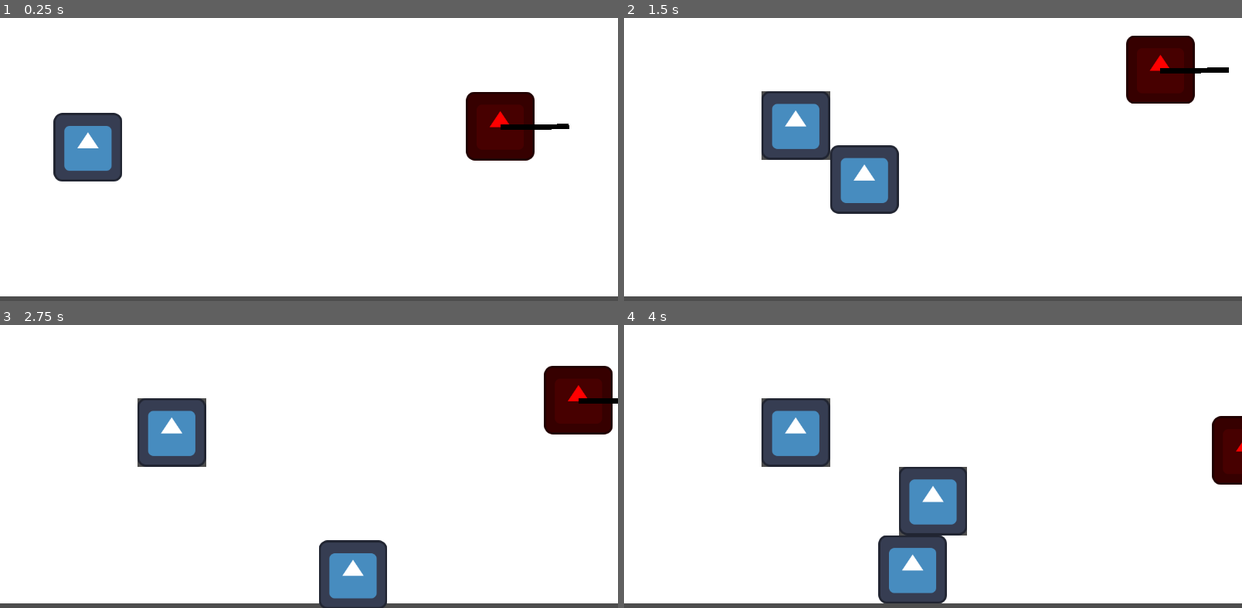
Above: before the commit, frames 1-4 (two rows, left to right).
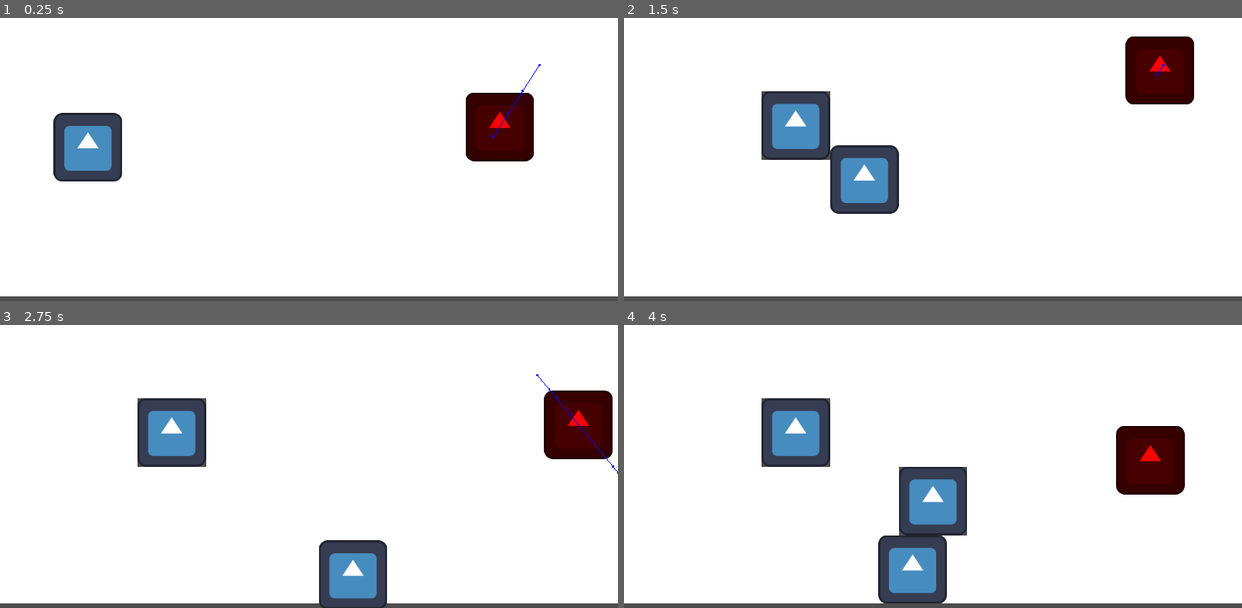
Above: after the commit, the same moments.

Repository: jcurtis06/Dusklands
Game: Godot game, scene res://worlds/test_world.tscn
Two runs of this game, one before a commit and one after it. Both use one fixed random seed, a clock stepped at 60 frames per second and the inputs below. The engine's default icon, where the game draws it, is replaced by a stand-in: a white triangle on a blue panel in a dark square.
Inputs (mouse positions are in pixels of both pictures, inside the frame that each line leads up to):
- Up to frame 1 (0.25 s): no input
- Up to frame 2 (1.5 s): move the mouse to (1068, 111) at 0.52 s; hold D (right) 0.53-1.28 s; click (1068, 111) at 0.6 s; move the mouse to (809, 145) at 1.27 s; hold S (down) from 1.28 s (still down); right-click (809, 145) at 1.35 s
- Up to frame 3 (2.75 s): move the mouse to (370, 358) at 2.02 s; release S (down) at 2.03 s; hold D (right) from 2.03 s (still down); click (370, 358) at 2.1 s
- Up to frame 4 (4 s): move the mouse to (902, 503) at 2.77 s; release D (right) at 2.78 s; hold W (up) 2.78-3.53 s; right-click (902, 503) at 2.85 s; move the mouse to (1118, 486) at 3.52 s; hold A (left) from 3.53 s (still down); click (1118, 486) at 3.6 s

The runs differ from the first frame. In frame 1, 0.4% of the frame differs, in the area x 75-93%, y 16-51%; in frame 2, 0.4%; in frame 3, 2.4%; in frame 4, 3.8%, in the area x 79-100%, y 32-60%.

Commit message:
added pathfinding

Diff:
--- a/entities/ai_states/follow.gd
+++ b/entities/ai_states/follow.gd
@@ -5,6 +5,8 @@
 signal lost_sight(state: EntityFollow)
 
 @export var cb2d: CharacterBody2D
+@export var pathfinding: PathfindingComponent
+
 @export var target_group: String
 @export var speed: float
 @export var min_dist: float = 200.0
@@ -25,7 +27,10 @@
 		return
 
 	if direction.length() > min_dist:
-		cb2d.velocity = direction.normalized() * speed
+		if pathfinding:
+			pathfinding.set_destination(target_node.global_position)
+		else:
+			cb2d.velocity = direction.normalized() * speed
 	else:
 		reached_dest.emit(self)
 		cb2d.velocity = Vector2.ZERO
--- a/entities/ai_states/wander.gd
+++ b/entities/ai_states/wander.gd
@@ -2,32 +2,45 @@
 class_name EntityWander
 
 @export var cb2d: CharacterBody2D
+@export var pathfinding: PathfindingComponent
 @export var speed: float
+
+@export var min_radius: float = 100.0
+@export var max_radius: float = 250.0
 
 @export var follow_state: EntityFollow
 
+var current_dest: Vector2
 var move_direction: Vector2
-var wander_time: float
+var wander_radius: float
 
 func randomize_wander():
 	move_direction = Vector2(randf_range(-1, 1), randf_range(-1, 1)).normalized()
-	wander_time = randf_range(1, 3)
+	wander_radius = randf_range(min_radius, max_radius)
+	current_dest = (wander_radius * move_direction) + cb2d.global_position
+
+	if pathfinding:
+			pathfinding.set_destination(current_dest)
 
 func enter():
+	if pathfinding:
+		pathfinding.speed = speed
+
 	randomize_wander()
 
 func update(delta: float) -> void:
 	if follow_state:
 		check_follow()
 
-	if wander_time > 0:
-		wander_time -= delta
-	else:
+	if cb2d.global_position.distance_to(current_dest) < 10:
 		randomize_wander()
 
 func physics_update(delta: float) -> void:
 	if cb2d:
-		cb2d.velocity = move_direction * speed
+		return
+
+	# SIMPLE PATHFINDING
+	cb2d.velocity = move_direction * speed
 
 func check_follow():
 	if follow_state.target_node == null:
--- /dev/null
+++ b/entities/components/pathfinding/pathfinding_component.gd
@@ -0,0 +1,25 @@
+extends NavigationAgent2D
+class_name PathfindingComponent
+
+@export var cb2d: CharacterBody2D
+@export var speed: float
+
+func _ready() -> void:
+	set_physics_process(false)
+	call_deferred("_setup")
+
+func _setup() -> void:
+	await get_tree().physics_frame
+	set_physics_process(true)
+
+func set_destination(dest: Vector2) -> void:
+	target_position = dest
+
+func _physics_process(delta: float) -> void:
+	if is_navigation_finished() || !cb2d:
+		return
+
+	var current_pos: Vector2 = cb2d.global_position
+	var next_point_pos: Vector2 = get_next_path_position()
+
+	cb2d.velocity = current_pos.direction_to(next_point_pos) * speed
--- /dev/null
+++ b/entities/components/pathfinding/pathfinding_component.tscn
@@ -0,0 +1,13 @@
+[gd_scene load_steps=2 format=3 uid="uid://d35ffkbuwmwpe"]
+
+[ext_resource type="Script" path="res://entities/components/pathfinding/pathfinding_component.gd" id="1_bad2g"]
+
+[node name="PathfindingComponent" type="NavigationAgent2D" node_paths=PackedStringArray("cb2d")]
+path_max_distance = 500.0
+radius = 128.0
+debug_enabled = true
+debug_use_custom = true
+debug_path_custom_color = Color(0, 0, 1, 1)
+script = ExtResource("1_bad2g")
+cb2d = NodePath("")
+speed = 100.0
--- a/entities/monster/monster.tscn
+++ b/entities/monster/monster.tscn
@@ -6,25 +6,28 @@
 [ext_resource type="PackedScene" uid="uid://dx0wp3ow80irn" path="res://entities/components/hitbox/hitbox_component.tscn" id="3_b84oc"]
 [ext_resource type="PackedScene" uid="uid://bj836l1l307ku" path="res://entities/components/attack/attack_component.tscn" id="4_jv472"]
 [ext_resource type="PackedScene" uid="uid://dso0ru2o6kteq" path="res://entities/components/state/state_machine.tscn" id="5_827uu"]
+[ext_resource type="PackedScene" uid="uid://d35ffkbuwmwpe" path="res://entities/components/pathfinding/pathfinding_component.tscn" id="6_8pat7"]
 [ext_resource type="Script" path="res://entities/ai_states/wander.gd" id="6_byb43"]
 [ext_resource type="Script" path="res://entities/ai_states/follow.gd" id="7_u4hn5"]
 [ext_resource type="Script" path="res://entities/ai_states/attack.gd" id="9_pyexa"]
 
-[sub_resource type="RectangleShape2D" id="RectangleShape2D_byj8r"]
-size = Vector2(128, 128)
+[sub_resource type="CircleShape2D" id="CircleShape2D_8pvvs"]
+radius = 16.0
 
 [sub_resource type="RectangleShape2D" id="RectangleShape2D_im1hu"]
 size = Vector2(140, 140)
 
 [node name="Monster" type="CharacterBody2D"]
+motion_mode = 1
+wall_min_slide_angle = 0.0
 script = ExtResource("1_uhuad")
-
-[node name="CollisionShape2D" type="CollisionShape2D" parent="."]
-shape = SubResource("RectangleShape2D_byj8r")
 
 [node name="Sprite2D" type="Sprite2D" parent="."]
 modulate = Color(1, 0, 0, 1)
 texture = ExtResource("1_gg6qf")
+
+[node name="CollisionShape2D" type="CollisionShape2D" parent="."]
+shape = SubResource("CircleShape2D_8pvvs")
 
 [node name="HealthComponent" parent="." instance=ExtResource("2_agwcc")]
 max_health = 5.0
@@ -33,28 +36,30 @@
 target_position = Vector2(200, 2.08165e-12)
 look_at_mouse = false
 
-[node name="Line2D" type="Line2D" parent="AttackComponent"]
-points = PackedVector2Array(0, 2, 128, 1)
-default_color = Color(0, 0, 0, 1)
-
 [node name="HitboxComponent" parent="." node_paths=PackedStringArray("health_component") instance=ExtResource("3_b84oc")]
+visible = false
 health_component = NodePath("../HealthComponent")
 
 [node name="CollisionShape2D" type="CollisionShape2D" parent="HitboxComponent"]
 shape = SubResource("RectangleShape2D_im1hu")
 
+[node name="PathfindingComponent" parent="." node_paths=PackedStringArray("cb2d") instance=ExtResource("6_8pat7")]
+cb2d = NodePath("..")
+
 [node name="StateMachine" parent="." node_paths=PackedStringArray("initial_state") instance=ExtResource("5_827uu")]
 initial_state = NodePath("EntityWander")
 
-[node name="EntityWander" type="Node" parent="StateMachine" node_paths=PackedStringArray("cb2d", "follow_state")]
+[node name="EntityWander" type="Node" parent="StateMachine" node_paths=PackedStringArray("cb2d", "pathfinding", "follow_state")]
 script = ExtResource("6_byb43")
 cb2d = NodePath("../..")
+pathfinding = NodePath("../../PathfindingComponent")
 speed = 100.0
 follow_state = NodePath("../EntityFollow")
 
-[node name="EntityFollow" type="Node" parent="StateMachine" node_paths=PackedStringArray("cb2d")]
+[node name="EntityFollow" type="Node" parent="StateMachine" node_paths=PackedStringArray("cb2d", "pathfinding")]
 script = ExtResource("7_u4hn5")
 cb2d = NodePath("../..")
+pathfinding = NodePath("../../PathfindingComponent")
 target_group = "Player"
 speed = 100.0
 
--- a/worlds/test_world.tscn
+++ b/worlds/test_world.tscn
@@ -7,12 +7,20 @@
 [ext_resource type="PackedScene" uid="uid://2xww0ek01but" path="res://entities/monster/monster.tscn" id="3_1lajv"]
 [ext_resource type="Texture2D" uid="uid://if2cw0jqaor8" path="res://icon.svg" id="3_u7mu5"]
 
+[sub_resource type="NavigationPolygon" id="NavigationPolygon_6lsl3"]
+vertices = PackedVector2Array(64, 64, -64, 64, -64, -64, 64, -64)
+polygons = Array[PackedInt32Array]([PackedInt32Array(0, 1, 2, 3)])
+outlines = Array[PackedVector2Array]([PackedVector2Array(-64, -64, 64, -64, 64, 64, -64, 64)])
+source_geometry_group_name = &"navigation_polygon_source_group"
+agent_radius = 0.0
+
 [sub_resource type="TileSetAtlasSource" id="TileSetAtlasSource_x6vqu"]
 texture = ExtResource("1_txqsj")
 texture_region_size = Vector2i(128, 128)
 0:0/0 = 0
 0:0/0/physics_layer_0/linear_velocity = Vector2(0, 0)
 0:0/0/physics_layer_0/angular_velocity = 0.0
+0:0/0/navigation_layer_0/polygon = SubResource("NavigationPolygon_6lsl3")
 
 [sub_resource type="TileSetAtlasSource" id="TileSetAtlasSource_lcwqd"]
 texture = ExtResource("3_u7mu5")
@@ -25,6 +33,7 @@
 [sub_resource type="TileSet" id="TileSet_fcies"]
 tile_size = Vector2i(128, 128)
 physics_layer_0/collision_layer = 1
+navigation_layer_0/layers = 1
 custom_data_layer_0/name = "health"
 custom_data_layer_0/type = 3
 sources/0 = SubResource("TileSetAtlasSource_x6vqu")
Not shown: 1 places in entities/monster/monster.tscn that only renumber resources
Not shown: 1 places in worlds/test_world.tscn that only renumber resources
